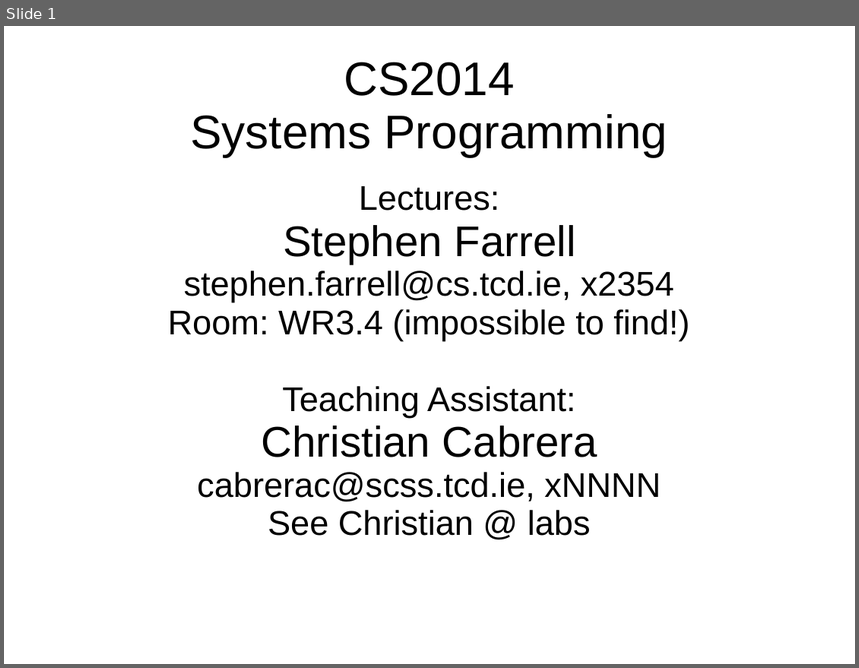
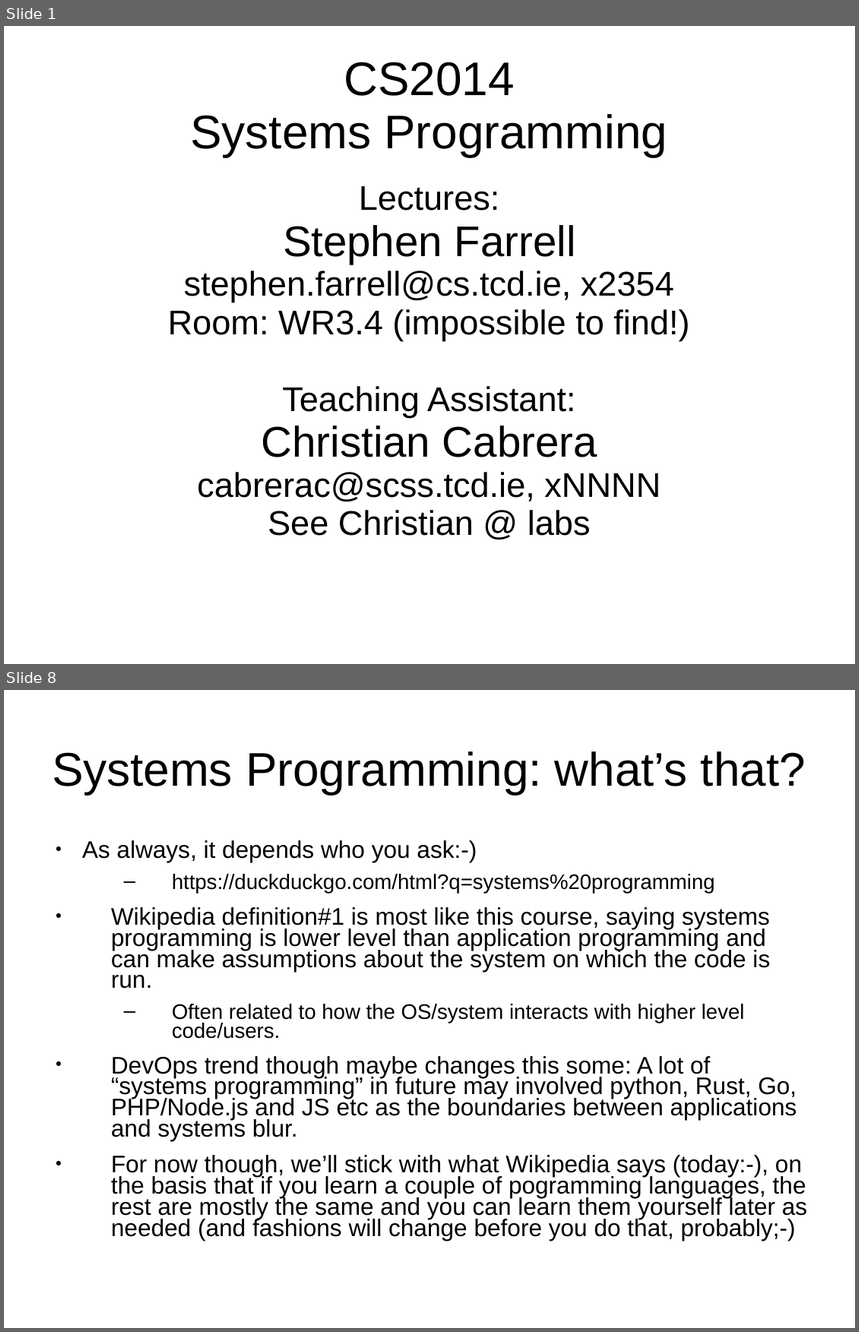
Before and after one commit to sftcd/cs2014, a slide deck: lectures/intro.ppt. Shown one above the other, each under a label of ours: slide 1 before the commit, slides 1 and 8 after it; the slides between them are not shown. The pictures are 859x668 and 859x1332 pixels, drawn with LibreOffice and Linux fonts; fonts in the diff are those of the drawing. Boxes give left, top, right and bottom in pixels: in the first picture for what was removed or moved away, otherwise in the second. Text is boxed around its words. In the diff, an @@ line names an element or a change of style, - is before the commit and + after.

```diff
--- a/lectures/intro.ppt
+++ b/lectures/intro.ppt
@@ slide 8 added at (x1=4, y1=690, x2=855, y2=1328), background #FFFFFF @@
@@ title added at (x1=52, y1=752, x2=806, y2=794), 44 pt, text #000000 @@
+Systems Programming: what’s that?
@@ text added at (x1=82, y1=840, x2=807, y2=1240), 22.4 pt, text #000000 @@
+● As always, it depends who you ask:-)
+  – https://duckduckgo.com/html?q=systems%20programming
+● Wikipedia definition#1 is most like this course, saying systems programming is lower level than application programming and can make assumptions about the system on which the code is run.
+  – Often related to how the OS/system interacts with higher level code/users.
+● DevOps trend though maybe changes this some: A lot of “systems programming” in future may involved python, Rust, Go, PHP/Node.js and JS etc as the boundaries between applications and systems blur.
+● For now though, we’ll stick with what Wikipedia says (today:-), on the basis that if you learn a couple of pogramming languages, the rest are mostly the same and you can learn them yourself later as needed (and fashions will change before you do that, probably;-)
```
Also in this commit, not shown: 7 slides changed, 2 other slides added, 1 other file.
